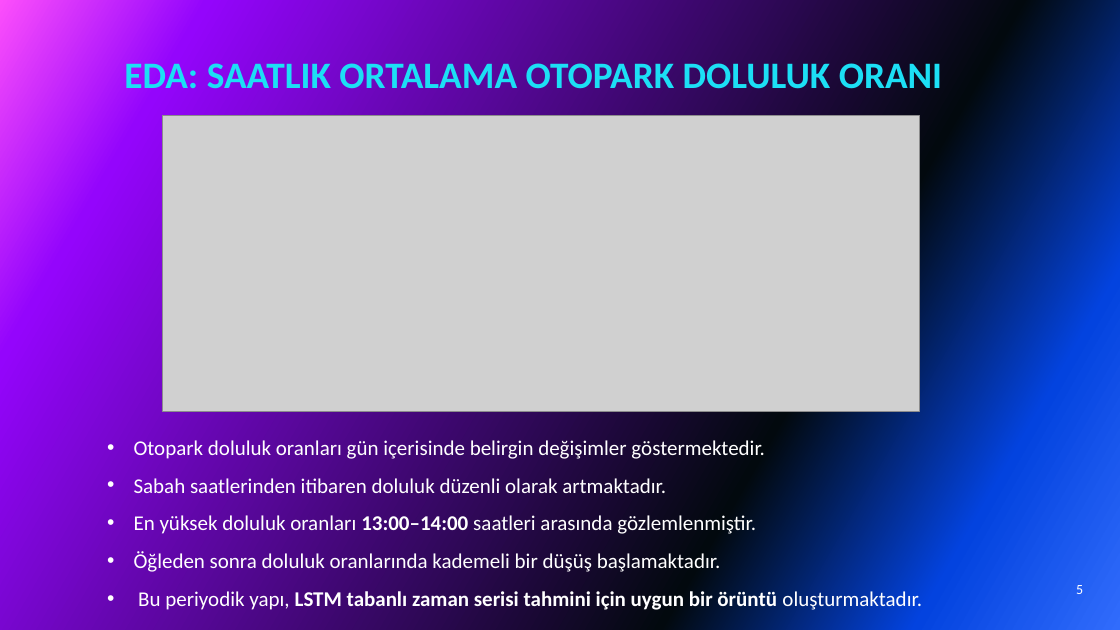
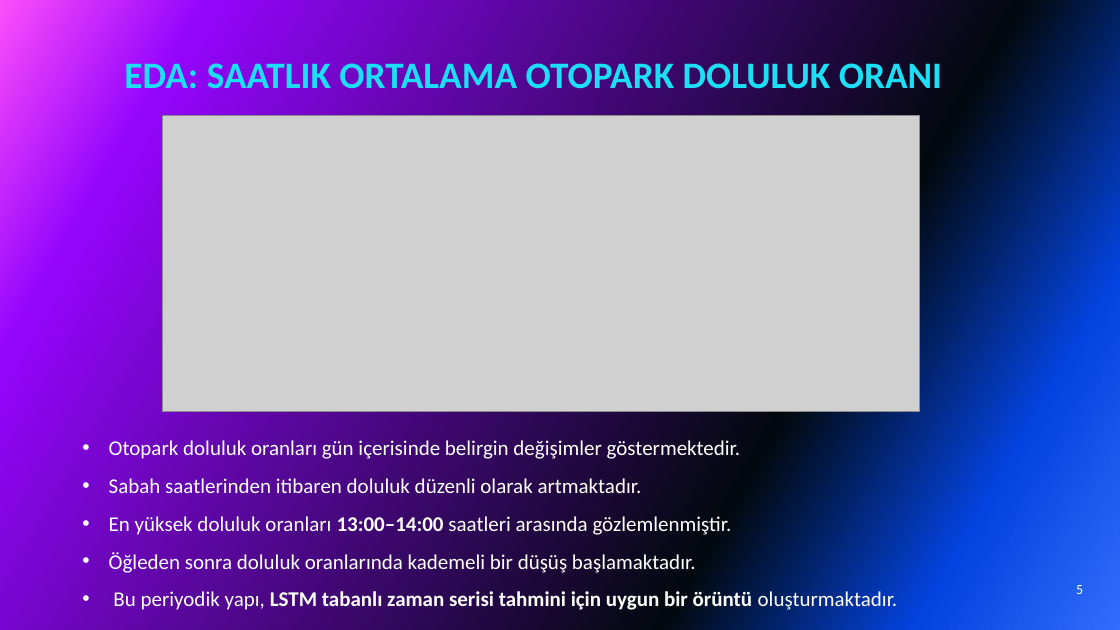
Before and after one commit to Yapay-Sinir-Aglari-Proje/Akilli_Park, a slide deck: slide 5 of AKILLI PARK SUNUM (01.06.2026).pptx. Drawn at 1120x630 pixels with LibreOffice and Linux fonts; fonts in the diff are those of the drawing; grey boxes stand for pictures. Boxes give left, top, right and bottom in pixels: in the first picture for what was removed or moved away, otherwise in the second. Text is boxed around its words. In the diff, an @@ line names an element or a change of style, - is before the commit and + after.

```diff
--- a/AKILLI PARK SUNUM (01.06.2026).pptx
+++ b/AKILLI PARK SUNUM (01.06.2026).pptx
@@ text "Otopark doluluk oranları gün içerisinde ...": place and size @@
-text "Otopark doluluk oranları gün içerisinde ..." at box(134, 440, 922, 613)
+text "Otopark doluluk oranları gün içerisinde ..." at box(109, 440, 898, 613)
```
Also in this commit, not shown: 22 other slides changed.
